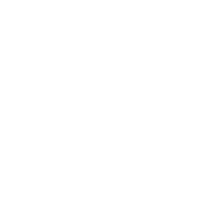
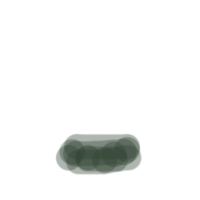
Comparing the layer stacks of the two w=200, h=200 images. Changes:
showed "图层 5" over [55, 133, 143, 175]
